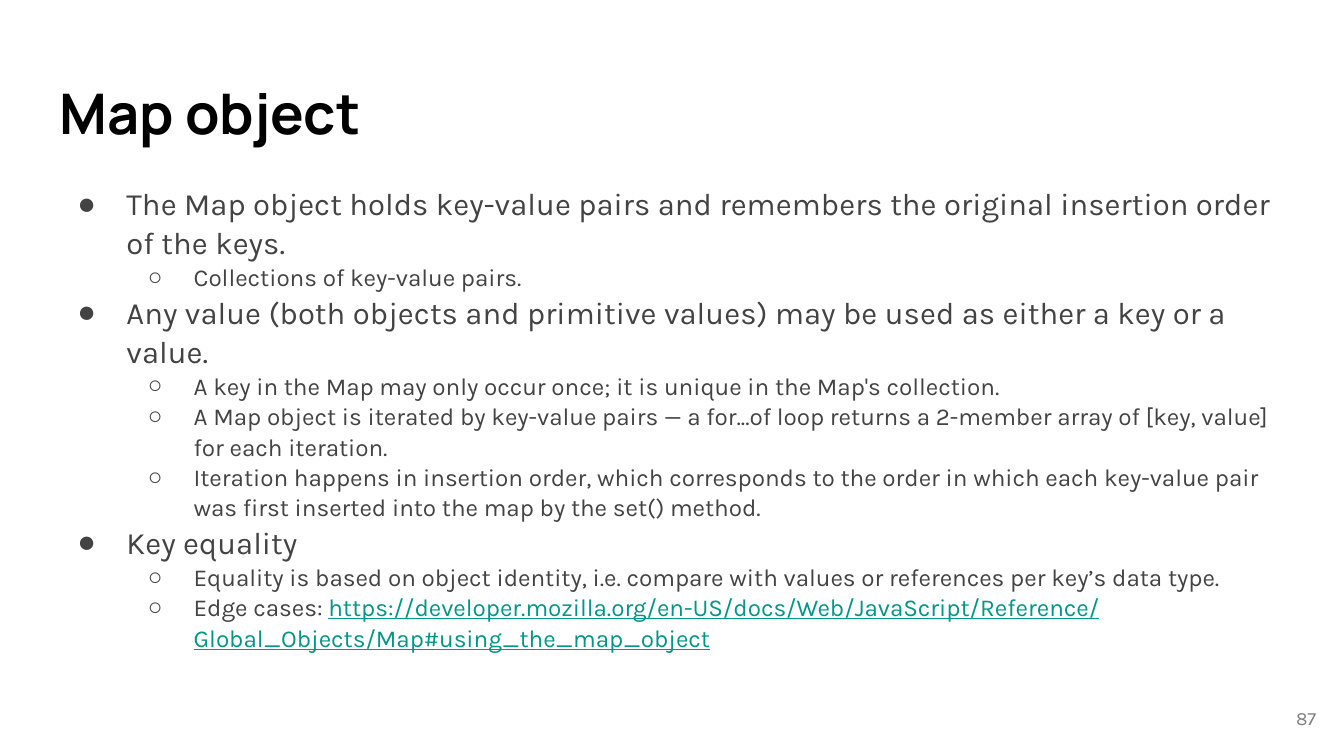
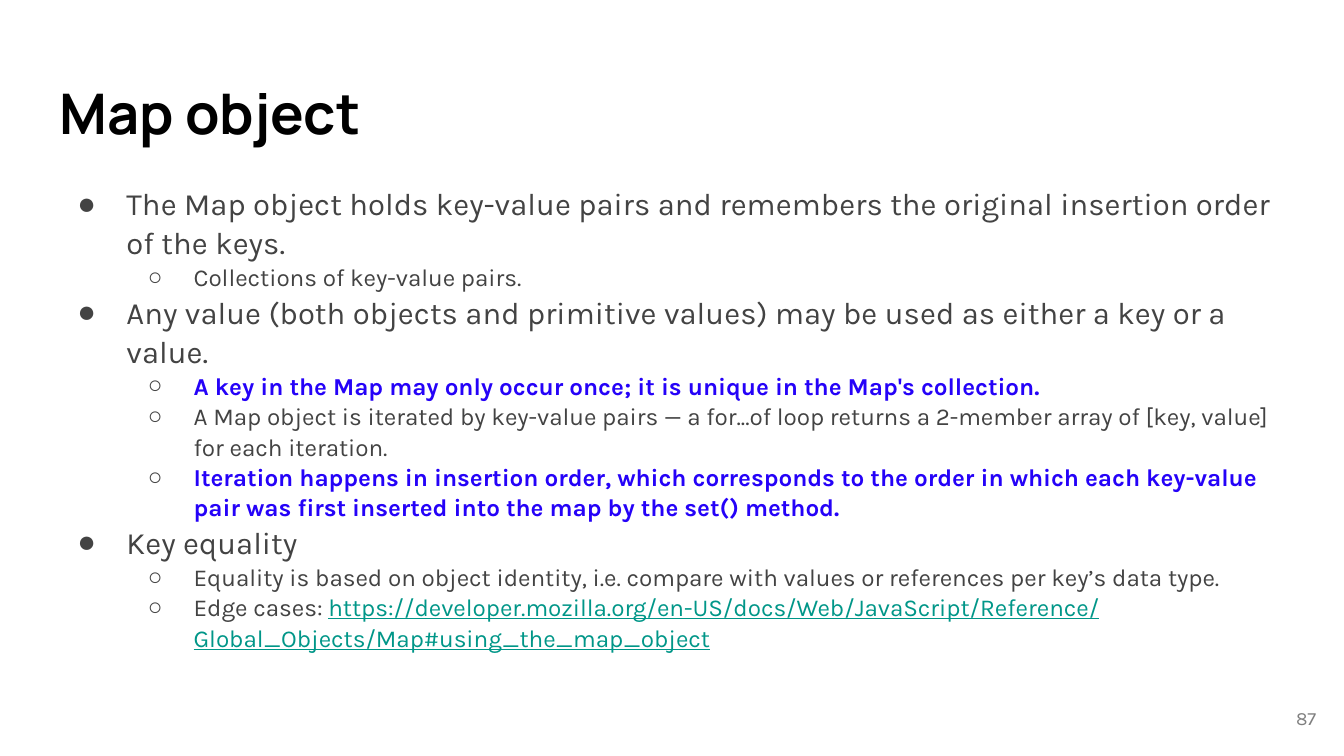
Before and after one commit to lancwyy/WebDev, a slide deck: slide 87 of Lecture_Materials/05-1-Javascript Basics.pptx. Drawn at 1344x756 pixels with LibreOffice and Linux fonts; fonts in the diff are those of the drawing. Boxes give left, top, right and bottom in pixels: in the first picture for what was removed or moved away, otherwise in the second. Text is boxed around its words. In the diff, an @@ line names an element or a change of style, - is before the commit and + after.

```diff
--- a/Lecture_Materials/05-1-Javascript Basics.pptx
+++ b/Lecture_Materials/05-1-Javascript Basics.pptx
@@ text at (194,377,1257,522): text colour #434343 to #2502F8, bold on in "A key in the Map may only ...", "Iteration happens in insertion order, which corresponds ..." @@
```
Also in this commit, not shown: 15 other slides changed.
